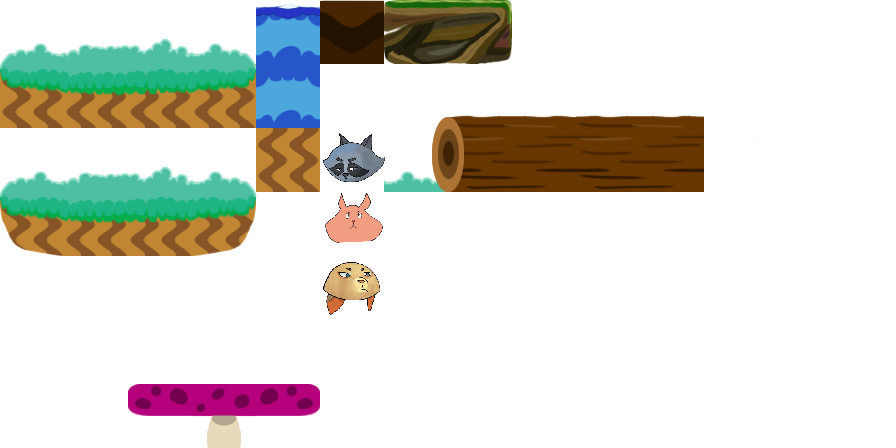
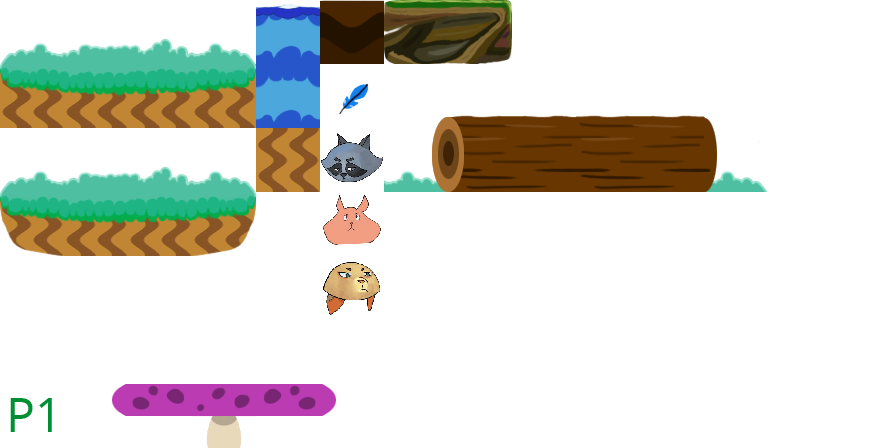
The second 896×448 image is a revision of the first. Changes to its layers:
added layer "P1" above "Plate-forme" over box(10, 398, 52, 432)
painted on "Calque 4 copie" over box(705, 169, 711, 172)
added layer "Calque 6" above "Calque 7" over box(703, 116, 717, 192)
added layer "Calque 7" above "Sol copie 2" over box(338, 83, 369, 115)
added layer "Sol copie 2" above "Waterfall2" over box(704, 170, 768, 192)
added layer "Calque 8 copie 3" above "Calque 1 copie" over box(112, 384, 336, 416)
painted on "Calque 1" over box(321, 133, 385, 245)
